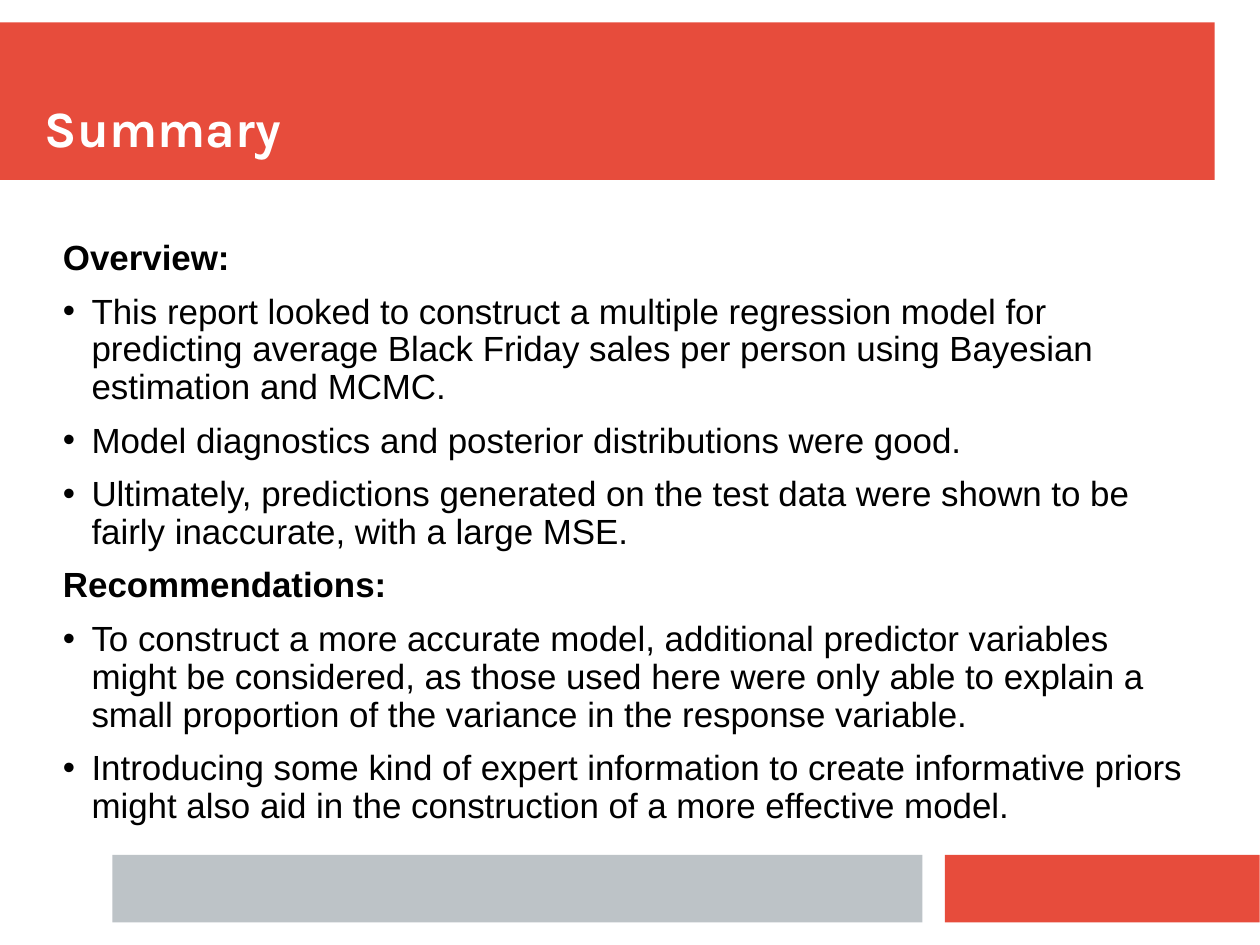
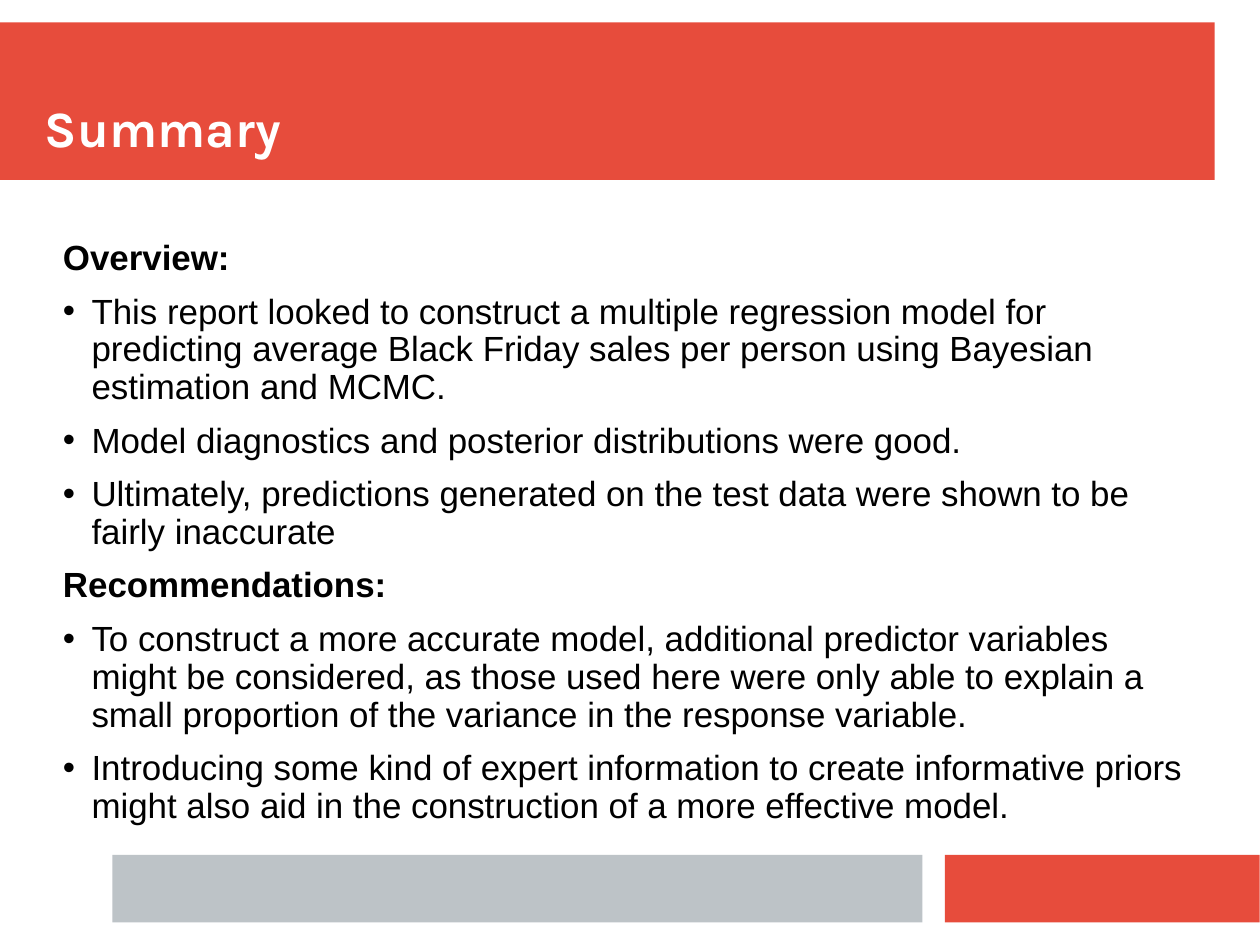
Before and after one commit to tim-kirkbride/BayesianAssignment, a slide deck: slide 18 of Presentation.pptx. Drawn at 1260x945 pixels with LibreOffice and Linux fonts; fonts in the diff are those of the drawing. Boxes give left, top, right and bottom in pixels: in the first picture for what was removed or moved away, otherwise in the second. Text is boxed around its words. In the diff, an @@ line names an element or a change of style, - is before the commit and + after.

```diff
--- a/Presentation.pptx
+++ b/Presentation.pptx
@@ subtitle at (92,480,1129,551): text changed @@
-• Ultimately, predictions generated on the test data were shown to be fairly inaccurate, with a large MSE.
+• Ultimately, predictions generated on the test data were shown to be fairly inaccurate
```
Also in this commit, not shown: 1 other file.
